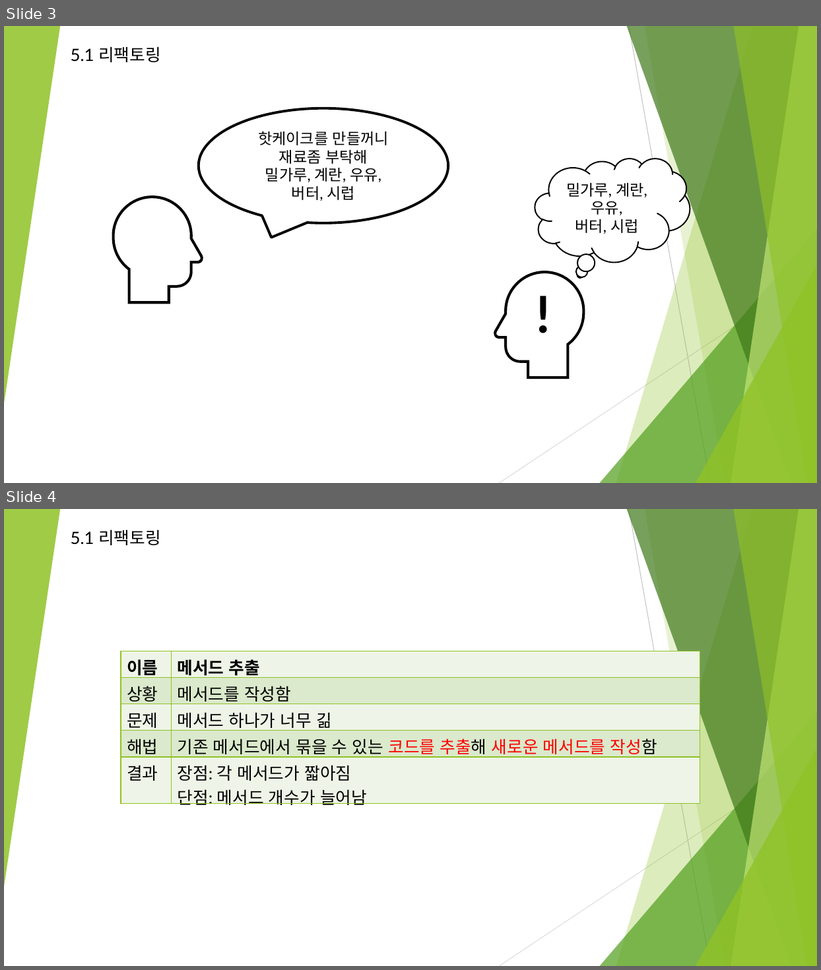
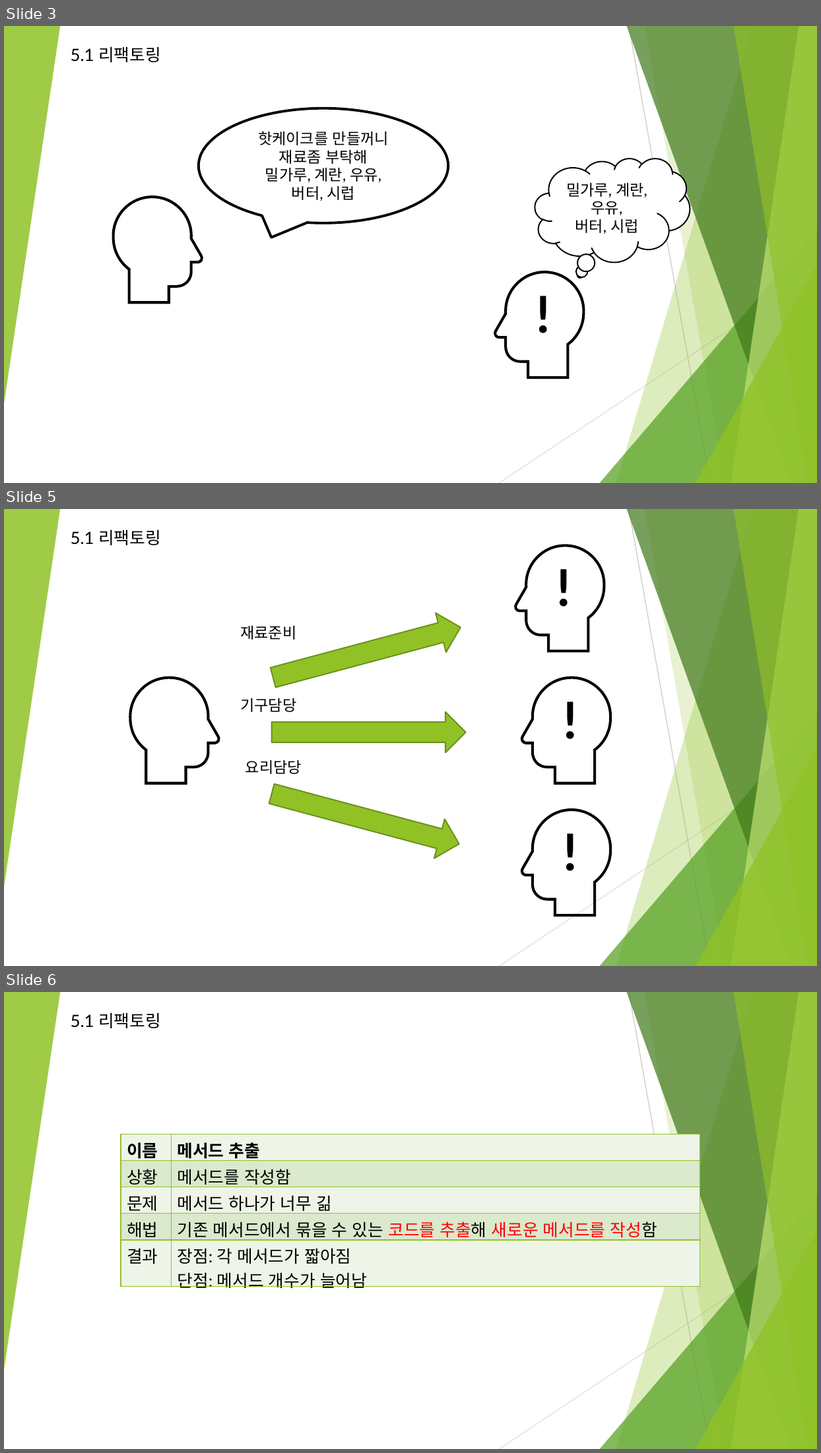
Before and after one commit to kim-seungmin/refactoringStudy, a slide deck: 리펙토링.pptx. Shown one above the other, each under a label of ours: slides 3 and 4 before the commit, slides 3, 5 and 6 after it; the slides between them are not shown. The pictures are 821x970 and 821x1453 pixels, drawn with LibreOffice and Linux fonts; fonts in the diff are those of the drawing. Boxes give left, top, right and bottom in pixels: in the first picture for what was removed or moved away, otherwise in the second. Text is boxed around its words. In the diff, an @@ line names an element or a change of style, - is before the commit and + after.

```diff
--- a/리펙토링.pptx
+++ b/리펙토링.pptx
@@ slide 5 added at bbox=[4, 509, 817, 966], background #FFFFFF; not listed: 10 template elements that a slide beside it also shows @@
@@ text added at bbox=[71, 529, 161, 545], 20 pt, text #000000 @@
+5.1 리팩토링
@@ freeform shape added at bbox=[515, 545, 606, 653], fill #000000 @@
@@ text added at bbox=[551, 553, 582, 621], 60 pt, text #000000, bold @@
+!
@@ text added at bbox=[240, 626, 296, 640], 18 pt, text #000000 @@
+재료준비
@@ right arrow added at bbox=[268, 608, 466, 698], fill #90C226, outline #6B901C 1.5 pt @@
@@ freeform shape added at bbox=[129, 677, 220, 786], fill #000000 @@
@@ freeform shape added at bbox=[521, 677, 612, 786], fill #000000 @@
@@ text added at bbox=[557, 685, 588, 753], 60 pt, text #000000, bold @@
+!
@@ text added at bbox=[240, 698, 296, 712], 18 pt, text #000000 @@
+기구담당
@@ right arrow added at bbox=[272, 712, 466, 753], fill #90C226, outline #6B901C 1.5 pt @@
@@ text added at bbox=[246, 760, 302, 774], 18 pt, text #000000 @@
+요리담당
@@ right arrow added at bbox=[266, 774, 464, 864], fill #90C226, outline #6B901C 1.5 pt @@
@@ freeform shape added at bbox=[521, 809, 612, 917], fill #000000 @@
@@ text added at bbox=[557, 818, 588, 885], 60 pt, text #000000, bold @@
+!
@@ what was slide 4 is now slide 6 @@
```
Also in this commit, not shown: 7 slides changed, 1 other slide added, 1 slide removed.
